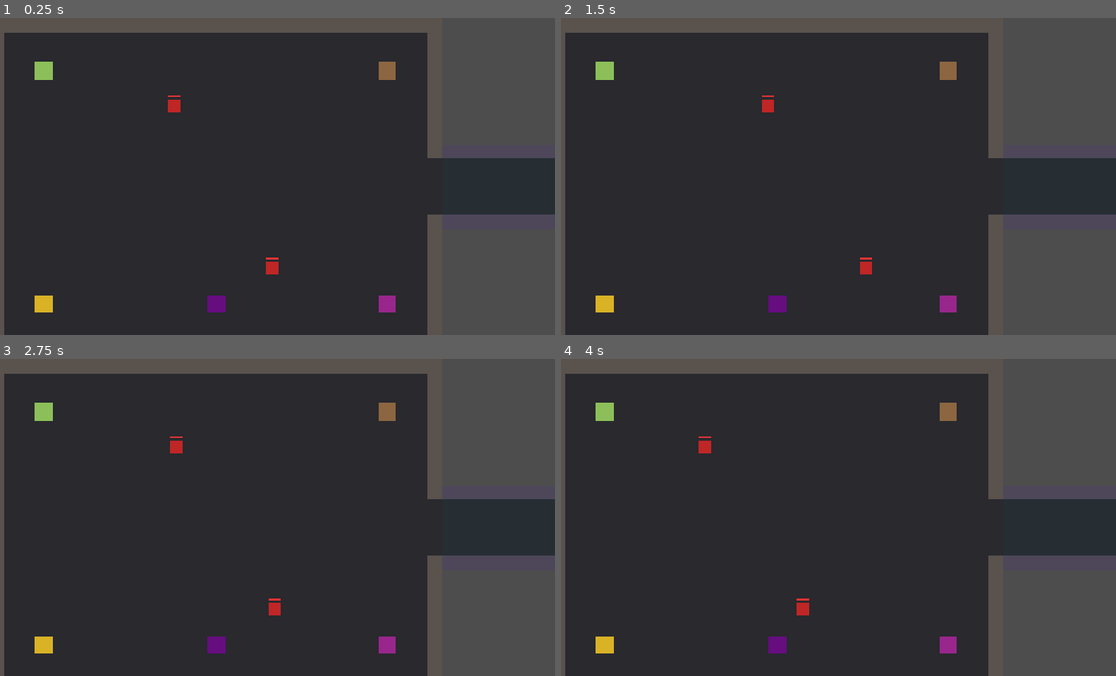
Above: before the commit, frames 1-4 (two rows, left to right).
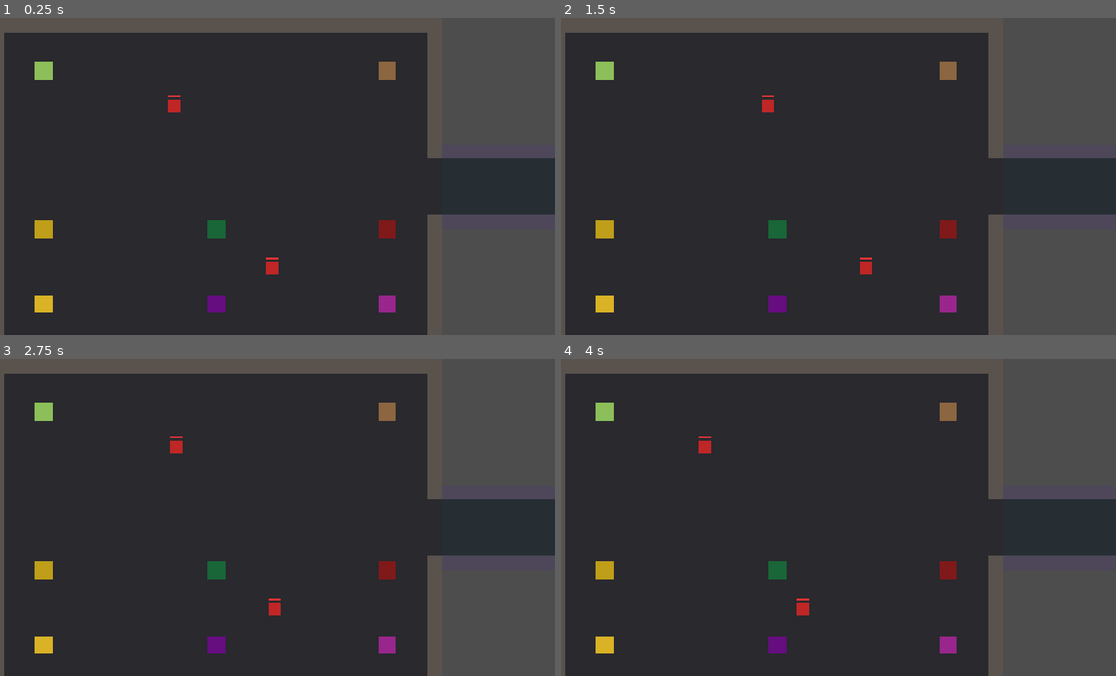
Above: after the commit, the same moments.

Repository: thejowe/ninjex
Game: Godot game, scene res://scenes/main/main.tscn
The game is run twice, just before and just after one commit, with the same random seed, the same clock (stepped at 60 frames per second) and the same inputs.
Inputs (mouse positions are in pixels of both pictures, inside the frame that each line leads up to):
- Up to frame 1 (0.25 s): no input
- Up to frame 2 (1.5 s): move the mouse to (960, 160) at 0.52 s; hold D (move_right) 0.53-1.28 s; tap T (apostar_alto) at 0.6 s; move the mouse to (721, 192) at 1.27 s; hold S (move_down) from 1.28 s (still down); tap B (apostar_bajo) at 1.35 s
- Up to frame 3 (2.75 s): move the mouse to (327, 447) at 2.02 s; release S (move_down) at 2.03 s; hold D (move_right) from 2.03 s (still down); tap - (apuesta_bajar) at 2.1 s
- Up to frame 4 (4 s): tap Enter at 2.75 s; move the mouse to (805, 580) at 2.77 s; release D (move_right) at 2.78 s; hold W (move_up) 2.78-3.53 s; tap = (apuesta_subir) at 2.85 s; move the mouse to (1005, 565) at 3.52 s; hold A (move_left) from 3.53 s (still down); click (1005, 565) at 3.6 s

The runs differ from the first frame. In frame 1, 0.6% of the frame differs, in the area x 6-72%, y 63-70%; in frame 2, 0.6%; in frame 3, 0.6%; in frame 4, 0.6%.

Commit message:
Rueda del Clan, Cartas Selladas y Peleas del Sotano (nodos+escenas) + trampa en Mesa de Dados

Diff:
--- /dev/null
+++ b/scenes/economy/cartas_selladas.tscn
@@ -0,0 +1,14 @@
+[gd_scene load_steps=2 format=3]
+
+[ext_resource type="Script" path="res://scripts/economy/cartas_selladas.gd" id="1"]
+
+[node name="CartasSelladas" type="Node2D"]
+script = ExtResource("1")
+
+[node name="Visual" type="ColorRect" parent="."]
+offset_left = -20.0
+offset_top = -20.0
+offset_right = 20.0
+offset_bottom = 20.0
+mouse_filter = 2
+color = Color(0.1, 0.4, 0.22, 1)
--- /dev/null
+++ b/scenes/economy/peleas_sotano.tscn
@@ -0,0 +1,14 @@
+[gd_scene load_steps=2 format=3]
+
+[ext_resource type="Script" path="res://scripts/economy/peleas_sotano.gd" id="1"]
+
+[node name="PeleasSotano" type="Node2D"]
+script = ExtResource("1")
+
+[node name="Visual" type="ColorRect" parent="."]
+offset_left = -20.0
+offset_top = -20.0
+offset_right = 20.0
+offset_bottom = 20.0
+mouse_filter = 2
+color = Color(0.5, 0.1, 0.1, 1)
--- /dev/null
+++ b/scenes/economy/ruleta.tscn
@@ -0,0 +1,14 @@
+[gd_scene load_steps=2 format=3]
+
+[ext_resource type="Script" path="res://scripts/economy/ruleta.gd" id="1"]
+
+[node name="Ruleta" type="Node2D"]
+script = ExtResource("1")
+
+[node name="Visual" type="ColorRect" parent="."]
+offset_left = -20.0
+offset_top = -20.0
+offset_right = 20.0
+offset_bottom = 20.0
+mouse_filter = 2
+color = Color(0.75, 0.62, 0.1, 1)
--- a/scenes/world/test_room/test_room.tscn
+++ b/scenes/world/test_room/test_room.tscn
@@ -5,6 +5,9 @@
 [ext_resource type="PackedScene" path="res://scenes/economy/cambista.tscn" id="3_cambista"]
 [ext_resource type="PackedScene" path="res://scenes/economy/mesa_dados.tscn" id="4_mesa_dados"]
 [ext_resource type="PackedScene" path="res://scenes/economy/usurero.tscn" id="5_usurero"]
+[ext_resource type="PackedScene" path="res://scenes/economy/ruleta.tscn" id="6_ruleta"]
+[ext_resource type="PackedScene" path="res://scenes/economy/cartas_selladas.tscn" id="7_cartas_selladas"]
+[ext_resource type="PackedScene" path="res://scenes/economy/peleas_sotano.tscn" id="8_peleas_sotano"]
 
 [sub_resource type="RectangleShape2D" id="RectangleShape2D_wall_horizontal"]
 size = Vector2(1024, 32)
@@ -139,3 +142,12 @@
 
 [node name="Usurero" parent="Casino" instance=ExtResource("5_usurero")]
 position = Vector2(512, 650)
+
+[node name="Ruleta" parent="Casino" instance=ExtResource("6_ruleta")]
+position = Vector2(120, 480)
+
+[node name="CartasSelladas" parent="Casino" instance=ExtResource("7_cartas_selladas")]
+position = Vector2(512, 480)
+
+[node name="PeleasSotano" parent="Casino" instance=ExtResource("8_peleas_sotano")]
+position = Vector2(900, 480)
--- /dev/null
+++ b/scripts/economy/cartas_selladas.gd
@@ -0,0 +1,69 @@
+class_name CartasSelladas
+extends Node2D
+## Cartas Selladas (H6 casino, brief 2.3 / diseno-juego-ninja.md "El
+## casino"): poker simplificado a "carta mas alta" contra 3 NPC -- sin motor
+## de poker real (manos, rondas de apuesta, mazo compartido, etc.), cada
+## jugada reparte una carta (1-13) al jugador y a cada NPC y gana quien
+## saque la mas alta. Deliberadamente simple (alcance de la tarea: "no hace
+## falta IA de combate nueva compleja... el foco es el estilo, no un motor
+## de poker"). Mismo patron estatico que el resto del casino: colocada a
+## mano, el HOST decide "en rango" al validar el RPC en player.gd, sin
+## Area2D ni estado de red propio, RNG solo en el host.
+##
+## Dos trampas posibles segun el brief:
+##
+## - Con RAYO (implementada aqui, ver jugar_mano(con_rayo) mas abajo y
+##   player.gd submit_jugar_cartas): "acelerar tu turno y decidir con mas
+##   tiempo" se adapta, al no haber timer de decision real en este vertical
+##   slice, a "reparte dos cartas y quedate con la mejor" -- mecanicamente
+##   es lo mismo que pide el brief (una ventaja de informacion/eleccion),
+##   solo que sin necesitar una UI de cuenta atras que hoy no existe. Sube
+##   sospecha igual que la trampa de Viento en la Mesa de Dados.
+##
+## - Con SELLOS: BLOQUEADA. El sistema de Sellos/pergaminos (tecla R,
+##   secuencia de 3 direccionales mientras se mantiene R, tecnicas ocultas
+##   del casino -- ver diseno-juego-ninja.md linea 31 y
+##   brief-traspaso-claude-code.md 2.3) no existe todavia en el repo
+##   (confirmado: ningun archivo lo menciona). Implementarlo es tarea propia
+##   de H6 fuera del alcance de esta tanda, asi que no se toca aqui. Para
+##   desbloquear esta trampa concreta hace falta 1) el propio sistema de
+##   Sellos/pergaminos, y 2) una forma de "ver la carta" de un NPC concreto
+##   0.5s -- p.ej. un futuro campo de estado por NPC o un metodo
+##   revelar_carta_npc(indice) que player.gd pudiera llamar antes de
+##   resolver jugar_mano(). No se anade ese gancho aqui para no
+##   precomprometer el diseno de un sistema que todavia no existe.
+
+const GRUPO_CARTAS_SELLADAS := "cartas_selladas"
+const NUM_NPC := 3
+const CARTA_MIN := 1
+const CARTA_MAX := 13
+
+@export var radio_apuesta: float = 70.0
+@export var apuesta_minima: float = 1.0
+## Pago total (incluye la apuesta) al ganar. Probabilidad base de ganar
+## (jugador vs 3 NPC, cartas uniformes e independientes, sin empates
+## especiales -- ver jugar_mano) es 1/4; pago justo seria 4.0x, 3.5x deja el
+## mismo tipo de margen que el resto del casino (EV = 0.25 * 3.5 = 0.875,
+## parecido al jackpot "clan" de la Ruleta).
+@export var pago_ganador: float = 3.5
+
+@onready var _visual: ColorRect = $Visual
+
+func _ready() -> void:
+	add_to_group(GRUPO_CARTAS_SELLADAS)
+
+## Reparte una mano y resuelve el resultado. `con_rayo` llega ya validado
+## por player.gd (estilo Rayo equipado + chakra suficiente) -- reparte DOS
+## cartas al jugador y se queda con la mejor en vez de una sola, ver
+## comentario de cabecera. Un empate entre el jugador y el mejor NPC se
+## resuelve a favor de la casa (gano = false) para no complicar el reparto
+## con un "push" que devuelva la apuesta.
+func jugar_mano(con_rayo: bool) -> Dictionary:
+	var carta_jugador := randi_range(CARTA_MIN, CARTA_MAX)
+	if con_rayo:
+		carta_jugador = max(carta_jugador, randi_range(CARTA_MIN, CARTA_MAX))
+	var mejor_npc := 0
+	for i in range(NUM_NPC):
+		mejor_npc = max(mejor_npc, randi_range(CARTA_MIN, CARTA_MAX))
+	var gano: bool = carta_jugador > mejor_npc
+	return {"carta_jugador": carta_jugador, "mejor_npc": mejor_npc, "gano": gano, "pago": pago_ganador if gano else 0.0}
--- a/scripts/economy/mesa_dados.gd
+++ b/scripts/economy/mesa_dados.gd
@@ -53,3 +53,15 @@
 	var cara := randi_range(CARA_BAJO, CARA_ALTO)
 	var gano := (cara == CARA_BAJO and eleccion == "bajo") or (cara == CARA_ALTO and eleccion == "alto")
 	return {"cara": cara, "gano": gano}
+
+## Trampa retroactiva de Viento (H6, brief 2.3/diseno "El casino"): mantener
+## una tecla usa Viento para "empujar" un dado justo antes de que pare. Ya
+## no hay azar que resolver -- el resultado se fuerza a la cara que coincide
+## con tu eleccion. Sigue viviendo aqui (no en player.gd) por el mismo
+## motivo que resolver_tirada() de arriba: la logica de resultado de la mesa
+## vive en el nodo de la mesa; player.gd (submit_apostar_dados) solo decide
+## SI se puede usar (estilo Viento equipado, chakra suficiente) y llama a
+## esta version en vez de la normal.
+func resolver_tirada_forzada(eleccion: String) -> Dictionary:
+	var cara := CARA_BAJO if eleccion == "bajo" else CARA_ALTO
+	return {"cara": cara, "gano": true}
--- /dev/null
+++ b/scripts/economy/peleas_sotano.gd
@@ -0,0 +1,50 @@
+class_name PeleasSotano
+extends Node2D
+## Peleas del Sotano (H6 casino, brief 2.3 / diseno-juego-ninja.md "El
+## casino"): apuestas sobre un combate de NPC que el jugador NO controla --
+## "el foco es la apuesta social, no el combate en si" (alcance de la
+## tarea), asi que no hay IA de combate nueva: cada apuesta se resuelve al
+## instante con una tirada ponderada por el peso de cada contendiente, mismo
+## patron autoritativo (RNG solo en el host) que MesaDados.resolver_tirada /
+## Ruleta.girar. Varios jugadores pueden apostar sobre el MISMO duelo en
+## curso porque, igual que la Mesa de Dados, es un punto estatico compartido
+## sin votacion ni estado de ronda propio -- "el duelo" no es una partida
+## persistente que haya que esperar a que termine, cada apuesta es su propia
+## tirada independiente contra los mismos dos contendientes. Sin trampa: el
+## brief no menciona ninguna para este juego.
+
+const GRUPO_PELEAS_SOTANO := "peleas_sotano"
+
+@export var nombre_izquierda: String = "El Carnicero"
+@export var nombre_derecha: String = "Mano de Piedra"
+## Peso relativo de cada contendiente (no hace falta que sumen 1 -- se
+## normalizan en resolver_apuesta()). Ajustable en el editor para dar
+## favoritos/infravalorados sin tocar codigo, mismo criterio que
+## Comprador.factores.
+@export var peso_izquierda: float = 1.0
+@export var peso_derecha: float = 1.0
+
+@export var radio_apuesta: float = 70.0
+@export var apuesta_minima: float = 1.0
+## Pago total (incluye la apuesta) por acertar al ganador. Con pesos
+## iguales (50/50) el pago justo seria 2.0x; 1.8x deja un margen parecido al
+## resto del casino (EV = 0.5 * 1.8 = 0.9) sin necesitar la logica de "casa
+## gana a la larga" mas agresiva de los Dados, porque aqui no hay ninguna
+## trampa que compense el margen.
+@export var pago_ganador: float = 1.8
+
+@onready var _visual: ColorRect = $Visual
+
+func _ready() -> void:
+	add_to_group(GRUPO_PELEAS_SOTANO)
+
+## Resuelve una apuesta a "izquierda" o "derecha". Lo llama el host desde
+## player.gd submit_apostar_pelea() -- RNG solo en el host, mismo motivo que
+## el resto del casino.
+func resolver_apuesta(eleccion: String) -> Dictionary:
+	var total_peso: float = peso_izquierda + peso_derecha
+	var tirada: float = randf() * total_peso
+	var gana_izquierda: bool = tirada < peso_izquierda
+	var ganador: String = "izquierda" if gana_izquierda else "derecha"
+	var gano: bool = ganador == eleccion
+	return {"ganador": ganador, "gano": gano, "pago": pago_ganador if gano else 0.0}
--- /dev/null
+++ b/scripts/economy/ruleta.gd
@@ -0,0 +1,50 @@
+class_name Ruleta
+extends Node2D
+## Rueda del Clan (H6 casino, brief 2.3 y diseno-juego-ninja.md "El casino"):
+## ruleta con sectores, apuesta unica por ronda, pagos altos. SIN trampa
+## posible -- es el juego limpio a proposito (a diferencia de Dados/Cartas,
+## ningun estilo ni tecla oculta puede alterar el sector que sale). Mismo
+## patron estatico que Cambista/MesaDados/Usurero: colocada a mano en
+## test_room.tscn, el HOST decide "en rango" por distancia simple al validar
+## el RPC en player.gd, sin Area2D ni estado de red propio -- el nodo en si
+## nunca cambia de estado. RNG solo en el host, mismo motivo que
+## MesaDados.resolver_tirada.
+
+const GRUPO_RULETAS := "ruletas"
+
+## 8 sectores: 3 rojo, 3 azul (las apuestas "seguras", 3/8 de probabilidad
+## cada una) y 1 oro + 1 clan (jackpots, 1/8 cada uno).
+const SECTORES: Array[String] = ["rojo", "azul", "rojo", "azul", "rojo", "azul", "oro", "clan"]
+
+## Multiplicador de PAGO TOTAL (incluye la apuesta devuelta, no solo el
+## neto) por categoria si el sector que sale coincide con tu eleccion --
+## mismo criterio de "la casa gana a la larga por diseno" que mesa_dados.gd:
+## EV(rojo) = EV(azul) = 3/8 * 1.8 = 0.675 (devuelve el 67.5% de media, un
+## margen parecido al -1/3 neto de los Dados); EV(oro) = 1/8 * 5.0 = 0.625;
+## EV(clan) = 1/8 * 7.0 = 0.875 -- el jackpot es el que mas cerca esta de
+## ser "justo" (pagos altos, lo que pide la tarea), pero sigue sin llegar a
+## 1.0 para que nadie tenga incentivo a apostar siempre ahi.
+const PAGOS := {"rojo": 1.8, "azul": 1.8, "oro": 5.0, "clan": 7.0}
+
+@export var radio_apuesta: float = 70.0
+@export var apuesta_minima: float = 1.0
+
+@onready var _visual: ColorRect = $Visual
+
+func _ready() -> void:
+	add_to_group(GRUPO_RULETAS)
+
+## Categorias validas para elegir con la tecla (ver player.gd
+## submit_girar_ruleta).
+static func categorias() -> Array[String]:
+	return ["rojo", "azul", "oro", "clan"]
+
+## Gira la ruleta y resuelve el resultado para una `eleccion` (una de
+## categorias()). Lo llama el host desde player.gd submit_girar_ruleta() --
+## el RNG solo corre en el host para que el resultado sea autoritativo,
+## mismo motivo que MesaDados.resolver_tirada().
+func girar(eleccion: String) -> Dictionary:
+	var sector: String = SECTORES[randi() % SECTORES.size()]
+	var gano: bool = sector == eleccion
+	var pago: float = PAGOS.get(eleccion, 0.0) if gano else 0.0
+	return {"sector": sector, "gano": gano, "pago": pago}
